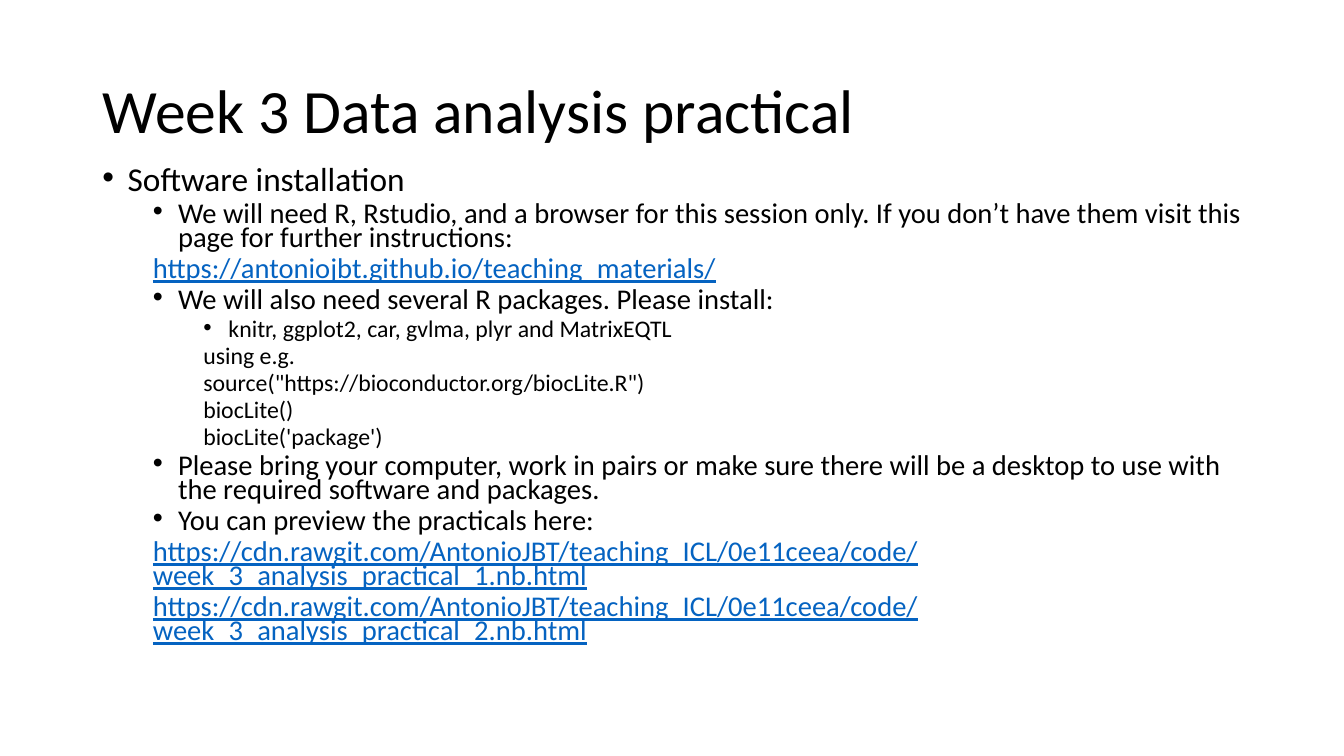
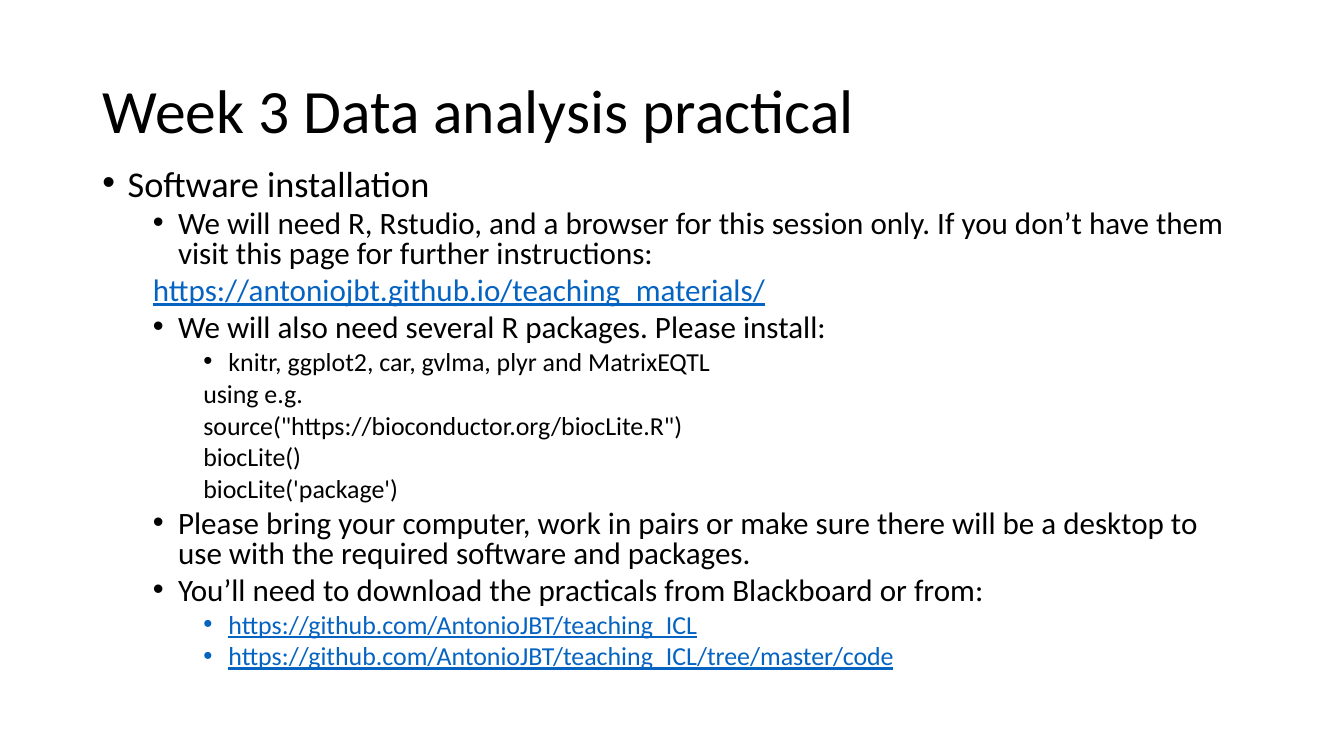
Before and after one commit to AntonioJBT/teaching_ICL, a slide deck: slide 2 of docs/ioanna_antonio_week_3_analysis_practical.pptx. Drawn at 1344x756 pixels with LibreOffice and Linux fonts; fonts in the diff are those of the drawing. Boxes give left, top, right and bottom in pixels: in the first picture for what was removed or moved away, otherwise in the second. Text is boxed around its words. In the diff, an @@ line names an element or a change of style, - is before the commit and + after.

Commit message:
updated exercises and added small data files

```diff
--- a/docs/ioanna_antonio_week_3_analysis_practical.pptx
+++ b/docs/ioanna_antonio_week_3_analysis_practical.pptx
@@ text at box(128, 171, 1223, 570): size 23.8 to 25.9 pt in "Software installation"; size 20.4 to 22.2 pt in "We will need R, Rstudio, and a ...", "https://antoniojbt.github.io/teaching_materials/", "We will also need several R packages. ...", "Please bring your computer, work in pairs ..."; size 17 to 18.5 pt in "knitr, ggplot2, car, gvlma, plyr and MatrixEQTL", "using e.g.", "source("https://bioconductor.org/biocLite.R")", "biocLite()" and 1 more places; line spacing 0.7 to 0.8 @@
@@ text at box(178, 579, 983, 670): text changed; size 20.4 to 18.5 pt @@
-  • You can preview the practicals here:
-  https://cdn.rawgit.com/AntonioJBT/teaching_ICL/0e11ceea/code/week_3_analysis_practical_1.nb.html
-  https://cdn.rawgit.com/AntonioJBT/teaching_ICL/0e11ceea/code/week_3_analysis_practical_2.nb.html
+  • You’ll need to download the practicals from Blackboard or from:
+    • https://github.com/AntonioJBT/teaching_ICL
+    • https://github.com/AntonioJBT/teaching_ICL/tree/master/code
```
Also in this commit, not shown: 19 other files.
